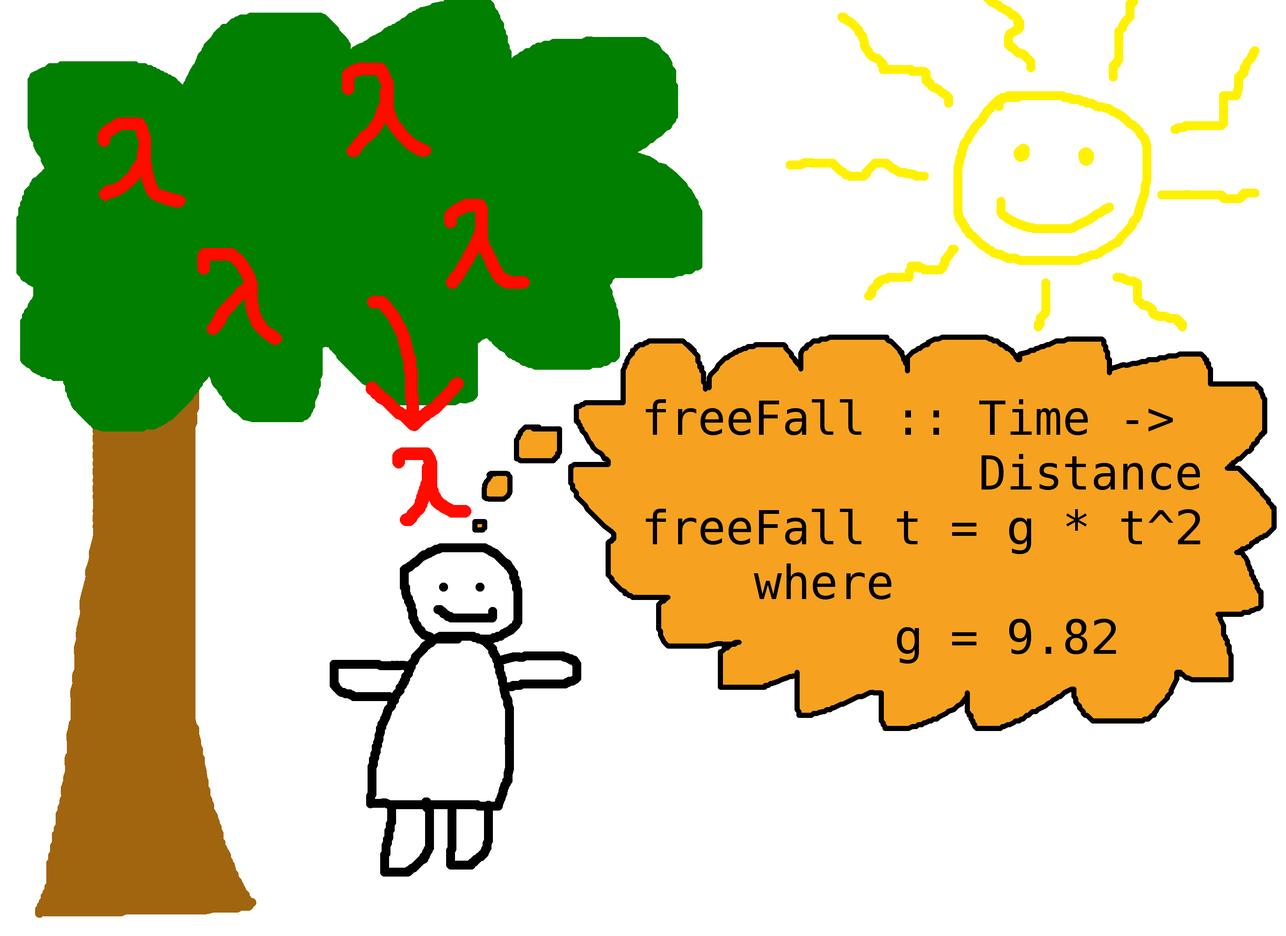
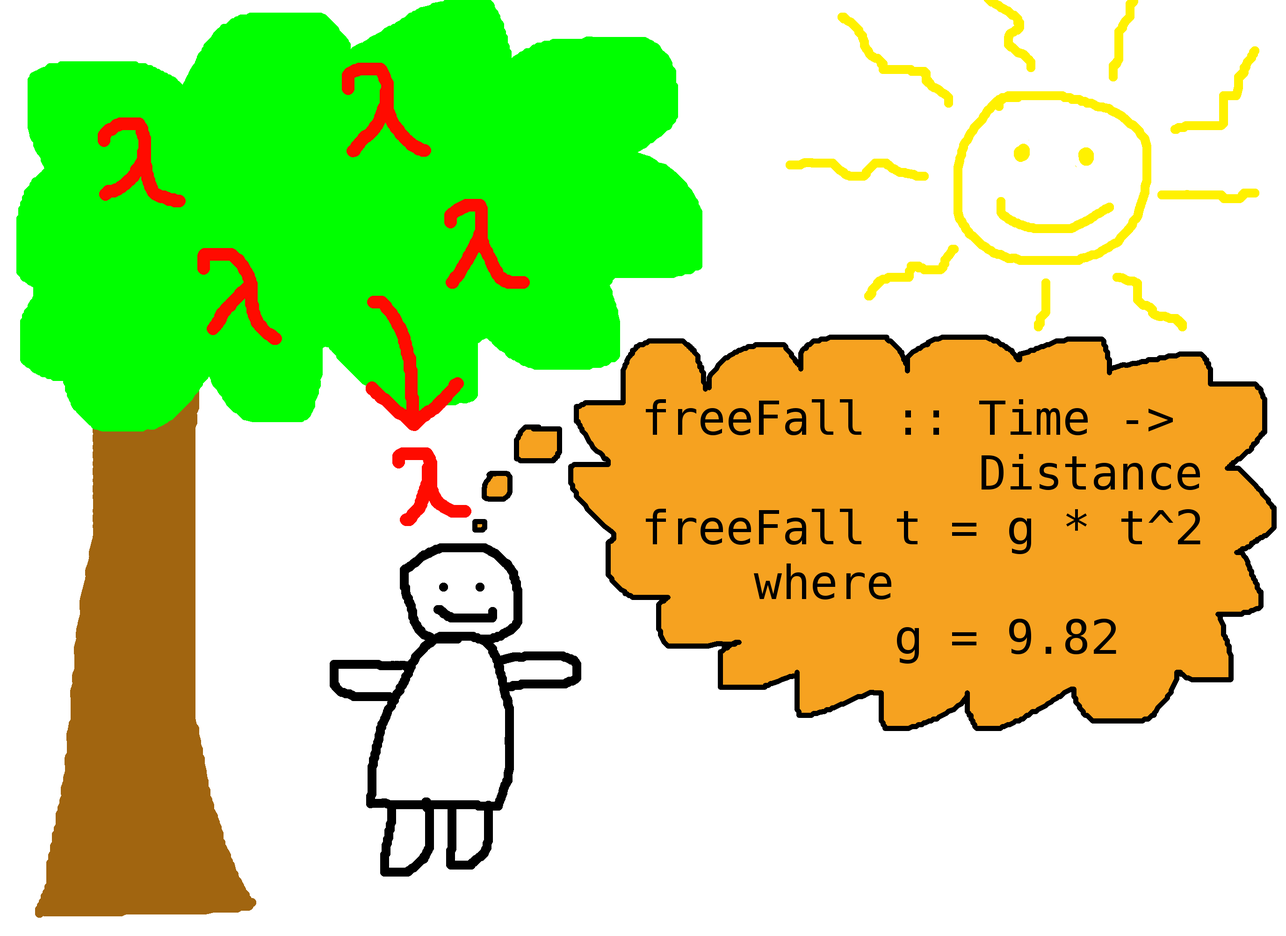
Revision of a layered w=1286, h=936 image; what changed, layer by layer:
painted on "Träd och Newton" over [16,0,703,432]
